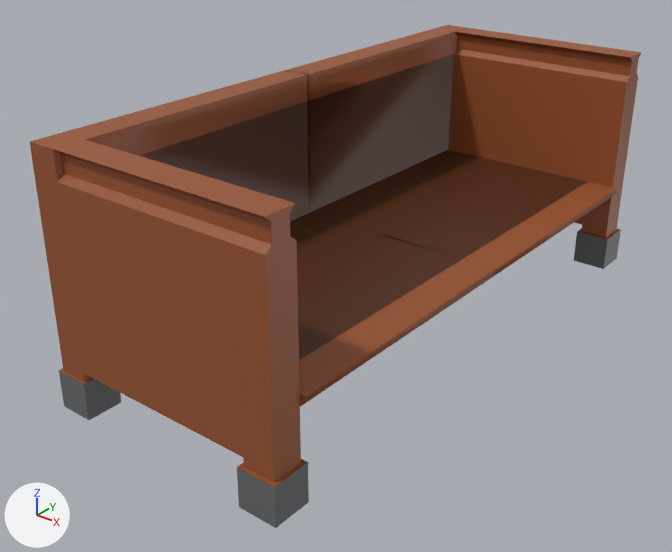
An edit to the FBX model Unbound Reality/Assets/Hub World/Models, Shaders & Textures/Bench/WoodenBench.fbx, drawn before and after from the same camera.
Rendered twice from a 50 mm camera at (24.8, -37.1, 23.9) aimed at (-2.7, -2.7, 2.5). The lights are fixed; the arrows at lower left show +X, +Y and +Z. Vertices at the same position are counted once.
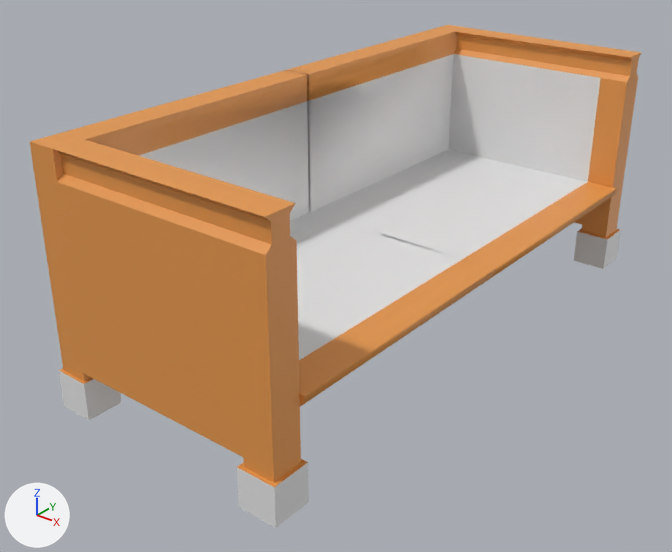
Location of each change, (x1, y1, x2, y2) in pixels of the pictures (672 x 552 px):
part 1 of me_cube_006, recoloured (brown to orange): (30, 25, 642, 487) in both
part 2 of me_cube_006, recoloured (brown to grey): (448, 54, 601, 182) in both
part 3 of me_cube_006, recoloured (brown to white): (139, 54, 587, 360) in both
part 4 of me_cube_006, recoloured: (59, 230, 621, 528) in both

Edits to the bpy script that builds the scene:
```text
Add mat_wood:
    mat_wood = principled_material('Wood')
    mat_wood.base_color = (0.799, 0.318, 0.0714)  # orange #e7994c
Add mat_normal:
    mat_normal = principled_material('Normal')
    mat_normal.base_color = (0.8, 0.8, 0.8)  # white #e7e7e7
Change me_cube_006:
    where me_cube_006.from_pydata(...)  # 232 vertices, 220 faces; spans x -8.5..5.1, y -16.2..16.2, z -1.0..12.1
    used by ob_cube; location = (0.0, 0.0, 0.0)
    me_cube_006 part 1: 194 of the faces centred in x -8.4..5.1, y -16.1..16.1, z 1.0..12.1 switch from mat_material_001 (brown #99542e) to mat_wood (orange #e7994c)
    me_cube_006 part 2: all 2 faces centred in x -1.8, y -14.4..14.4, z 7.5 switch from mat_material_001 (brown #99542e) to mat_normal (white #e7e7e7)
    me_cube_006 part 3: all 4 faces that had it switch from mat_material_002 (brown #50270e) to mat_normal (white #e7e7e7)
    me_cube_006 part 4: all 20 faces that had it switch from mat_material_003 (dark grey #676a6b) to mat_normal (white #e7e7e7)
```
